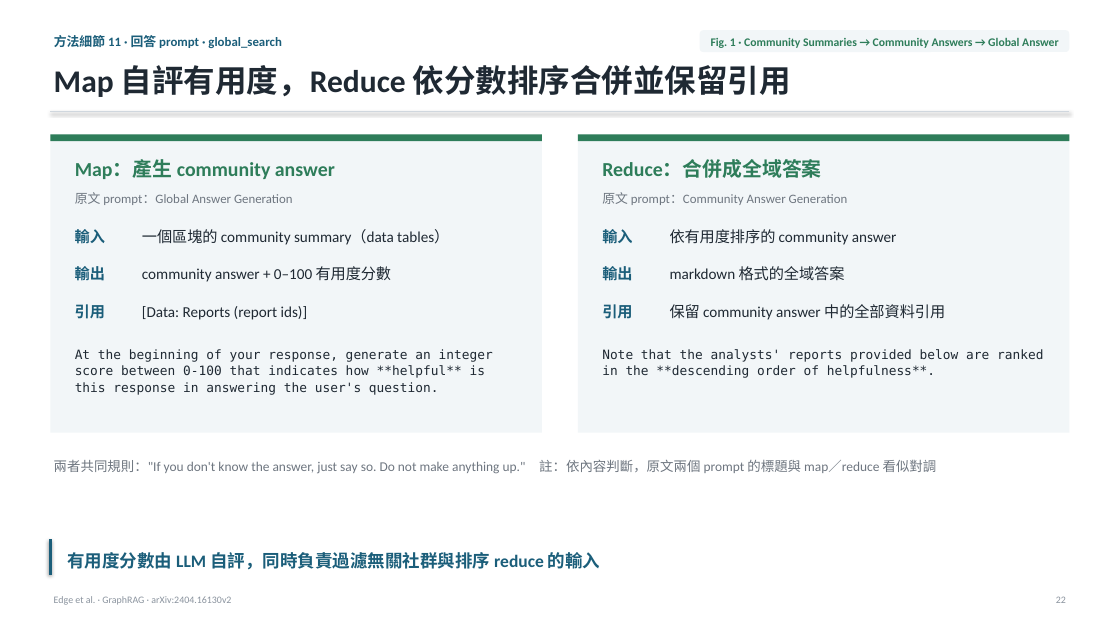
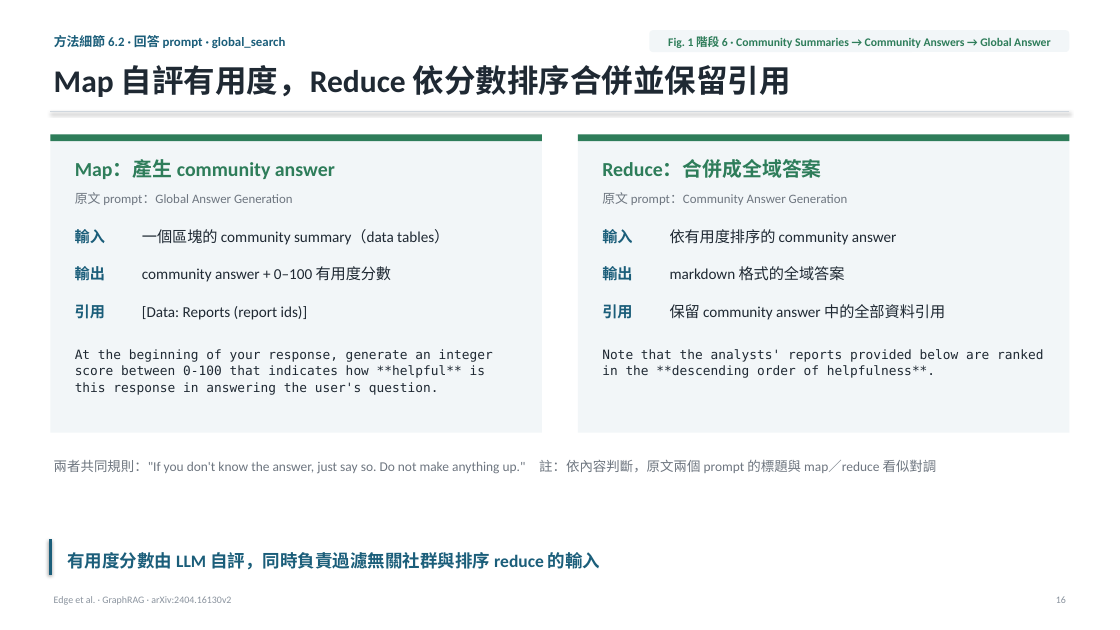
Before and after one commit to Moris-Zhan/CV-RAG-LLM-Papers, a slide deck: slide 16 of RAG/2024_GraphRAG/graph-rag-full-slides_zh-TW.pptx (slide 22 before the commit). Drawn at 1120x630 pixels with LibreOffice and Linux fonts; fonts in the diff are those of the drawing. Boxes give left, top, right and bottom in pixels: in the first picture for what was removed or moved away, otherwise in the second. Text is boxed around its words. In the diff, an @@ line names an element or a change of style, - is before the commit and + after.

```diff
--- a/RAG/2024_GraphRAG/graph-rag-full-slides_zh-TW.pptx
+++ b/RAG/2024_GraphRAG/graph-rag-full-slides_zh-TW.pptx
@@ text at [54,35,286,48]: text changed @@
-方法細節 11 · 回答 prompt · global_search
+方法細節 6.2 · 回答 prompt · global_search
@@ rounded rectangle: place and size @@
-rounded rectangle at [700,30,1070,52]
+rounded rectangle at [649,30,1070,52]
@@ text at [668,34,1050,50]: text changed @@
-Fig. 1 · Community Summaries → Community Answers → Global Answer
+Fig. 1 階段 6 · Community Summaries → Community Answers → Global Answer
```
Also in this commit, not shown: 32 other slides changed, 6 slides removed, 4 other files.
